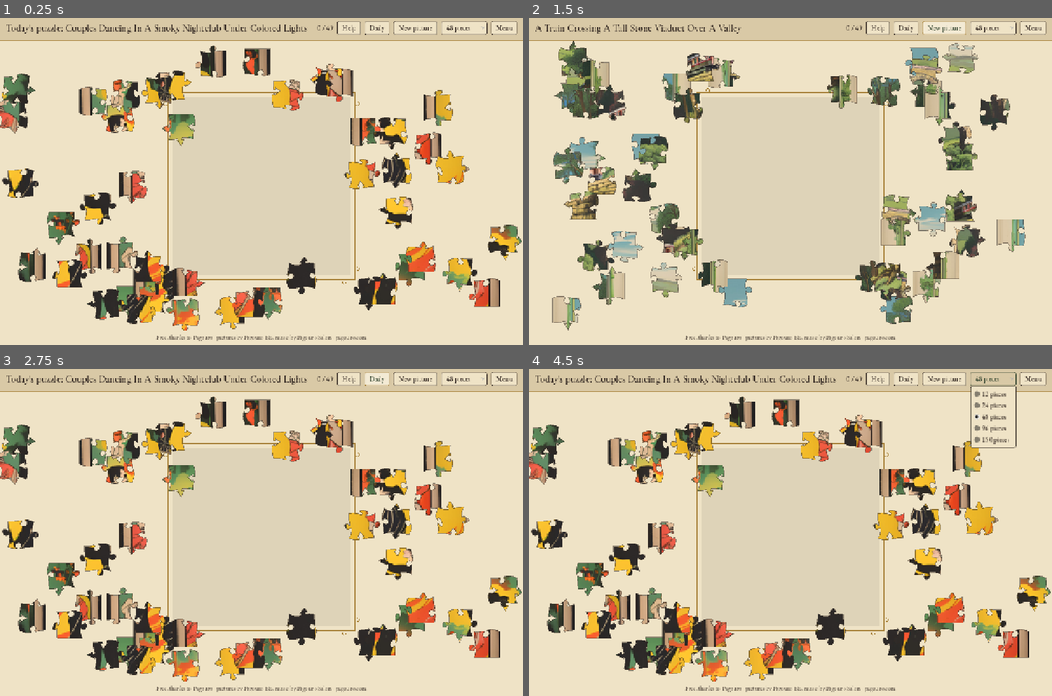
Above: before the commit, frames 1-4 (two rows, left to right).
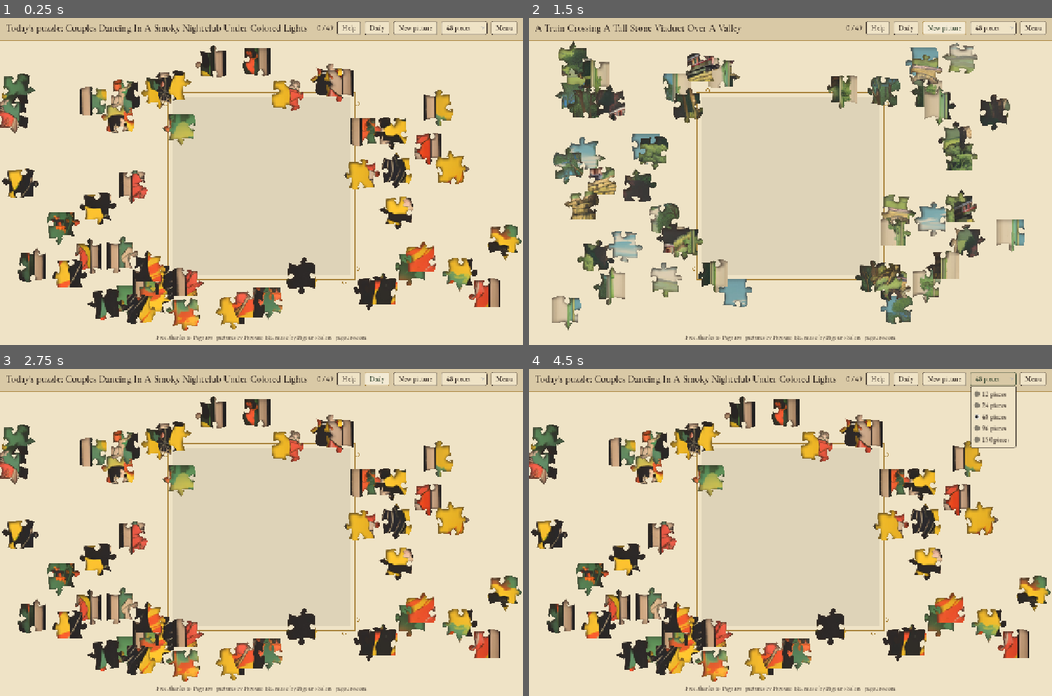
Above: after the commit, the same moments.

Repository: ericrwade/pagouro-play
Game: Godot game, scene res://scenes/main.tscn
The game is run twice, just before and just after one commit, with the same random seed, the same clock (stepped at 60 frames per second) and the same inputs. Sound files missing from this copy of the repository are replaced by a short silence.
Inputs:
- Up to frame 1 (0.25 s): no input
- Up to frame 2 (1.5 s): click "New picture" at 0.5 s; click "New picture" at 1.25 s
- Up to frame 3 (2.75 s): click "Daily" at 2 s
- Up to frame 4 (4.5 s): click "48 pieces" at 2.75 s; click "Daily" at 3.5 s; click "48 pieces" at 4.25 s

The runs differ from the first frame. In frame 1, 3.8% of the frame differs, in the area x 0-100%, y 8-96%; in frame 2, 3.6%; in frame 3, 3.8%; in frame 4, 3.8%.

Commit message:
Smooth cut edges: a baked 16-sample mask per piece and a shader that cuts the picture and draws the ink line; seams close when joined and vanish when finished; version shown in About; 0.1.3
Co-Authored-By: Claude Opus 5.5 <noreply@anthropic.com>
Claude-Session: https://claude.ai/code/session_01QaifHY8gJmBrSekPjrwwpR

Diff:
--- a/jigsaw/project.godot
+++ b/jigsaw/project.godot
@@ -6,6 +6,7 @@
 [application]
 
 config/name="Pagouro Jigsaw"
+config/version="0.1.3"
 config/description="Free jigsaw puzzles of Belle Époque posters drawn by Pagouro BE. Free, thanks to Pagouro."
 run/main_scene="res://scenes/main.tscn"
 config/features=PackedStringArray("4.7", "GL Compatibility")
--- a/jigsaw/scripts/belle_style.gd
+++ b/jigsaw/scripts/belle_style.gd
@@ -116,7 +116,7 @@
 	for spec in [[gap * 2.2, w_outer, GOLD], [gap, w_inner, Color(INK, 0.5)]]:
 		var g: float = spec[0]
 		var line := Line2D.new()
-		line.antialiased = true  # smooth curved edges (2D MSAA is unavailable in GL Compatibility)
+		line.antialiased = true  # smooth scrollwork (Line2D antialiasing does work in GL Compatibility)
 		line.points = PackedVector2Array([Vector2(-g, -g), Vector2(size.x + g, -g), Vector2(size.x + g, size.y + g), Vector2(-g, size.y + g)])
 		line.closed = true
 		line.width = spec[1]
@@ -133,7 +133,7 @@
 	]
 	for c in corners:
 		var curl := Line2D.new()
-		curl.antialiased = true  # smooth curved edges (2D MSAA is unavailable in GL Compatibility)
+		curl.antialiased = true  # smooth scrollwork (Line2D antialiasing does work in GL Compatibility)
 		# the scroll sits outside the picture: it curls away from the board, never over it
 		curl.points = scroll_points(c[0], c[1], -c[2], s)
 		curl.width = w_outer * 0.9
--- a/jigsaw/scripts/main.gd
+++ b/jigsaw/scripts/main.gd
@@ -471,6 +471,12 @@
 	about_head.add_child(heading)
 	about_head.add_child(BelleStyle.close_x(func(): about_layer.visible = false))
 	box.add_child(about_head)
+	var version := Label.new()  # keep application/config/version and the Android preset's version/name in step
+	version.text = "Version %s" % ProjectSettings.get_setting("application/config/version", "?")
+	version.horizontal_alignment = HORIZONTAL_ALIGNMENT_CENTER
+	version.add_theme_font_size_override("font_size", 15)
+	version.add_theme_color_override("font_color", BelleStyle.INK_SOFT)
+	box.add_child(version)
 	var scroll := ScrollContainer.new()
 	scroll.size_flags_vertical = Control.SIZE_EXPAND_FILL
 	scroll.horizontal_scroll_mode = ScrollContainer.SCROLL_MODE_DISABLED
@@ -730,7 +736,7 @@
 		current = pictures[today_index()]
 		current_count = n
 		_start(42)
-		report.append("built %d asked -> %d pieces (%dx%d)" % [n, puzzle.piece_total(), puzzle.cols, puzzle.rows])
+		report.append("built %d asked -> %d pieces (%dx%d), edge masks %.2f px per picture px baked in %d ms" % [n, puzzle.piece_total(), puzzle.cols, puzzle.rows, puzzle.mask_scale, puzzle.mask_ms])
 	await get_tree().process_frame
 	await get_tree().process_frame
 	await RenderingServer.frame_post_draw
--- /dev/null
+++ b/jigsaw/scripts/piece.gdshader
@@ -0,0 +1,21 @@
+shader_type canvas_item;
+// A jigsaw piece: the picture, cut by its baked edge mask (see piece_masks.gd). The cut line is drawn here too, as a
+// soft ink rim just inside the edge, read from a blurrier mip of the same mask, so it stays smooth at every zoom
+// (a Line2D outline stair-steps in GL Compatibility).
+uniform sampler2D mask : filter_linear_mipmap, repeat_disable;
+uniform vec4 rect;       // the mask's area in picture pixels: x, y, width, height
+uniform vec2 tex_size;   // the picture's size in pixels
+uniform float rim = 0.6;          // strength of the ink cut line; fades to 0 when the puzzle is finished
+uniform float solid = 0.0;        // 1 = ignore the soft edge, so a finished picture shows no hairline seams
+uniform vec3 ink : source_color = vec3(0.2, 0.157, 0.133);  // D-74 warm black
+
+void fragment() {
+	vec2 m = (UV * tex_size - rect.xy) / rect.zw;
+	float a = texture(mask, m).r;
+	float blur = texture(mask, m, 1.4).r;  // about two screen pixels of falloff at any zoom
+	float line = clamp((1.0 - blur) * 2.5, 0.0, 1.0);  // strongest at the edge, gone a pixel or two in
+	COLOR.rgb = mix(COLOR.rgb, ink, rim * line);
+	// fully opaque from the true edge inward and soft just outside it, so two joined pieces close their seam
+	// instead of each going half-clear over the table
+	COLOR.a *= mix(smoothstep(0.0, 0.5, a), 1.0, solid);
+}
--- /dev/null
+++ b/jigsaw/scripts/piece_masks.gd
@@ -0,0 +1,126 @@
+class_name PieceMasks
+extends RefCounted
+## Smooth piece edges (Eric, 2026-10-04: "build the high-res piece shapes"). A Polygon2D's edge is all-or-nothing per
+## pixel and GL Compatibility has no 2D antialiasing that works, so the cut looks grainy. Instead each piece gets a mask:
+## its exact shape drawn white at SUPERSAMPLE times the mask resolution, then halved twice, so every edge pixel holds
+## its true coverage (16 samples). With mipmaps the mask stays smooth zoomed out, and linear filtering keeps it smooth
+## zoomed in. The piece is then drawn slightly larger than its shape and the shader (piece.gdshader) cuts it with the mask.
+
+const SUPERSAMPLE := 4      # render scale over the mask scale (two halvings)
+const PAGE := 4096          # one render page; every phone this targets handles 4096-pixel textures
+const PAD := 2.0            # mask margin around the shape, in picture pixels
+const MASK_PIXELS := 4.5e6  # total mask pixels for a whole puzzle; sets the mask scale whatever the piece count
+const SHADER := preload("res://scripts/piece.gdshader")
+
+
+## How many mask pixels per picture pixel, for shapes whose bounding boxes cover `bbox_area` picture pixels in all.
+static func mask_scale(bbox_area: float) -> float:
+	return clamp(sqrt(MASK_PIXELS / max(bbox_area, 1.0)), 0.75, 2.0)
+
+
+## Bake one mask per shape (shapes in picture pixels) and give each piece its material. `host` must be in the tree:
+## the render pages are drawn on the spot with RenderingServer.force_draw, so the puzzle is ready the moment build returns.
+static func apply(host: Node, pieces: Array, shapes: Array, tex_size: Vector2) -> float:
+	var rects := []
+	var area := 0.0
+	for s in shapes:
+		var r := _bounds(s).grow(PAD)
+		rects.append(r)
+		area += r.get_area()
+	var ms := mask_scale(area)
+	var rs := ms * SUPERSAMPLE
+	# shelf-pack the render rectangles into pages
+	var slots := []  # [page, Rect2i in page pixels, mask size]
+	var page := 0
+	var x := 0
+	var y := 0
+	var shelf := 0
+	for r in rects:
+		var mask := Vector2i(ceili(r.size.x * ms), ceili(r.size.y * ms))
+		var big := mask * SUPERSAMPLE
+		if x + big.x > PAGE:
+			x = 0
+			y += shelf
+			shelf = 0
+		if y + big.y > PAGE:
+			page += 1
+			x = 0
+			y = 0
+			shelf = 0
+		slots.append([page, Rect2i(Vector2i(x, y), big), mask])
+		x += big.x
+		shelf = max(shelf, big.y)
+	for p in range(page + 1):
+		var vp := SubViewport.new()
+		vp.size = Vector2i(PAGE, PAGE)
+		vp.transparent_bg = true
+		vp.disable_3d = true
+		vp.render_target_update_mode = SubViewport.UPDATE_ONCE
+		host.add_child(vp)
+		# draw straight through the RenderingServer: a Polygon2D only queues its drawing for the next frame, and
+		# force_draw would then render an empty page
+		var ci := RenderingServer.canvas_item_create()
+		RenderingServer.canvas_item_set_parent(ci, vp.find_world_2d().canvas)
+		for i in range(shapes.size()):
+			if slots[i][0] != p:
+				continue
+			var poly := PackedVector2Array()
+			var origin: Vector2 = rects[i].position
+			var at: Vector2 = Vector2(slots[i][1].position)
+			for v in shapes[i]:
+				poly.append(at + (v - origin) * rs)
+			var tris := Geometry2D.triangulate_polygon(poly)
+			var colors := PackedColorArray()
+			colors.resize(poly.size())
+			colors.fill(Color.WHITE)
+			RenderingServer.canvas_item_add_triangle_array(ci, tris, poly, colors)
+		RenderingServer.force_draw(false)
+		var img := vp.get_texture().get_image()
+		for i in range(shapes.size()):
+			if slots[i][0] != p:
+				continue
+			var m := img.get_region(slots[i][1])
+			m.shrink_x2()
+			m.shrink_x2()
+			m.convert(Image.FORMAT_L8)
+			m.generate_mipmaps()
+			var mat := ShaderMaterial.new()
+			mat.shader = SHADER
+			mat.set_shader_parameter("mask", ImageTexture.create_from_image(m))
+			# the mask covers exactly mask-size / ms picture pixels from the rectangle's corner
+			var size: Vector2 = Vector2(slots[i][2]) / ms
+			mat.set_shader_parameter("rect", Vector4(rects[i].position.x, rects[i].position.y, size.x, size.y))
+			mat.set_shader_parameter("tex_size", tex_size)
+			mat.set_shader_parameter("rim", 0.6)  # set explicitly: a parameter left at its shader default reads back null, and the finish fade cannot tween it
+			mat.set_shader_parameter("solid", 0.0)
+			pieces[i].material = mat
+		RenderingServer.free_rid(ci)
+		vp.queue_free()
+	return ms
+
+
+static func _bounds(poly: PackedVector2Array) -> Rect2:
+	var r := Rect2(poly[0], Vector2.ZERO)
+	for v in poly:
+		r = r.expand(v)
+	return r
+
+
+## The drawn polygon: the shape pushed out by a picture pixel and a half, so the mask, not the polygon, makes the edge.
+static func grown(poly: PackedVector2Array) -> PackedVector2Array:
+	var out := Geometry2D.offset_polygon(poly, 1.5, Geometry2D.JOIN_ROUND)
+	var best := poly
+	var best_area := 0.0
+	for o in out:
+		var a := absf(_area(o))
+		if a > best_area:  # the outer outline; a hole would be smaller
+			best = o
+			best_area = a
+	return best
+
+
+static func _area(p: PackedVector2Array) -> float:
+	var s := 0.0
+	for i in range(p.size()):
+		s += p[i].cross(p[(i + 1) % p.size()])
+	return s * 0.5
--- a/jigsaw/scripts/puzzle.gd
+++ b/jigsaw/scripts/puzzle.gd
@@ -53,7 +53,6 @@
 	dragging = null
 	is_solved = false
 	texture = tex
-	_edge_zoom = 0.0  # new outlines: size them on the next frame
 	var size := tex.get_size()
 	# a grid near the asked count with near-square cells
 	cols = max(2, int(round(sqrt(piece_count * size.x / size.y))))
@@ -69,22 +68,15 @@
 			for p in PieceShape.piece_outline(cut, r, c):
 				poly.append(Vector2(p.x * cell.x, p.y * cell.y))
 			var piece := Polygon2D.new()
-			piece.antialiased = true  # smooth curved edges (2D MSAA is unavailable in GL Compatibility)
 			piece.texture = tex
-			piece.polygon = poly
-			piece.uv = poly
+			piece.set_meta("shape", poly)  # the exact cut: grabbing and the outline use this
+			var drawn := PieceMasks.grown(poly)  # drawn a little larger; the mask makes the edge
+			piece.polygon = drawn
+			piece.uv = drawn
 			piece.set_meta("rc", Vector2i(c, r))
 			var k: Array = cut.corners
 			var centre: Vector2 = (k[r][c] + k[r][c + 1] + k[r + 1][c] + k[r + 1][c + 1]) * 0.25
 			piece.set_meta("centre", Vector2(centre.x * cell.x, centre.y * cell.y))
-			var edge := Line2D.new()
-			edge.antialiased = true  # smooth curved edges (2D MSAA is unavailable in GL Compatibility)
-			edge.points = poly
-			edge.closed = true
-			edge.width = max(1.5, cell.x * 0.012)
-			edge.default_color = Color(BelleStyle.INK, 0.5)
-			edge.joint_mode = Line2D.LINE_JOINT_ROUND
-			piece.add_child(edge)
 			var cluster := Node2D.new()
 			cluster.add_child(piece)
 			# scatter: anywhere on the table, mostly off the board
@@ -98,6 +90,16 @@
 			cluster.set_meta("scatter", cluster.position)
 			pieces_root.add_child(cluster)
 			clusters.append(cluster)
+	# smooth edges: one baked mask per piece
+	var pieces := []
+	var shapes := []
+	for cl in clusters:
+		pieces.append(cl.get_child(0))
+		shapes.append(cl.get_child(0).get_meta("shape"))
+	var t0 := Time.get_ticks_msec()
+	mask_scale = PieceMasks.apply(self, pieces, shapes, size)
+	mask_ms = Time.get_ticks_msec() - t0
+	print("Pagouro Jigsaw: %d edge masks baked in %d ms" % [pieces.size(), mask_ms])
 	# the tray takes the pieces in a shuffled order, the way they would fall out of a box
 	var order := clusters.duplicate()
 	for i in range(order.size() - 1, 0, -1):
@@ -177,7 +179,6 @@
 		child.queue_free()
 	var size := texture.get_size()
 	var frame := Polygon2D.new()
-	frame.antialiased = true  # smooth curved edges (2D MSAA is unavailable in GL Compatibility)
 	frame.polygon = PackedVector2Array([Vector2.ZERO, Vector2(size.x, 0), size, Vector2(0, size.y)])
 	# the board is a shade off the table, darker on a light table and lighter on a dark one
 	frame.color = table_color.darkened(0.07) if table_color.get_luminance() > 0.45 else table_color.lightened(0.10)
@@ -207,25 +208,8 @@
 
 ## Height of the screen's top bar, set by main; the title's own lines on a phone make it taller.
 var top_bar := 64.0
-var _edge_zoom := 0.0  # the zoom the piece outlines were last sized for
-
-
-## Piece outlines stay at least about one screen pixel wide at every zoom. Polygon2D's own antialiasing does nothing in
-## GL Compatibility (tested 2026-10-04), so the antialiased outline is what smooths a piece's curved edge; thinner than a
-## pixel, it breaks up and the edge looks grainy (Eric, on the PC).
-func _process(_delta: float) -> void:
-	var z: float = camera.zoom.x
-	if is_equal_approx(z, _edge_zoom):
-		return
-	_edge_zoom = z
-	var w: float = max(cell.x * 0.012, 1.8 / z)
-	for cluster in clusters:
-		for piece in cluster.get_children():
-			for edge in piece.get_children():
-				if edge is Line2D:
-					edge.width = w
-
-
+var mask_scale := 0.0  # mask pixels per picture pixel (self-test report)
+var mask_ms := 0  # how long the masks took to bake (self-test report)
 func _fit_camera() -> void:
 	var table := _table_rect(tray_mode)
 	var view := get_viewport_rect().size
@@ -266,7 +250,7 @@
 			continue  # placed pieces are locked down
 		var local := world - cluster.position
 		for piece in cluster.get_children():
-			if piece is Polygon2D and Geometry2D.is_point_in_polygon(local, piece.polygon):
+			if piece is Polygon2D and Geometry2D.is_point_in_polygon(local, piece.get_meta("shape")):
 				return cluster
 	return null
 
@@ -462,9 +446,9 @@
 		# the seams melt away: the finished picture shows whole
 		var fade := create_tween().set_parallel(true)
 		for piece in cluster.get_children():
-			for edge in piece.get_children():
-				if edge is Line2D:
-					fade.tween_property(edge, "modulate:a", 0.0, 1.2)
+			if piece.material:
+				fade.tween_property(piece.material, "shader_parameter/rim", 0.0, 1.2)
+				fade.tween_property(piece.material, "shader_parameter/solid", 1.0, 1.2)
 		solved.emit((Time.get_ticks_msec() - started_ms) / 1000.0)
 
 
--- a/jigsaw/scripts/tray.gd
+++ b/jigsaw/scripts/tray.gd
@@ -60,17 +60,10 @@
 		var cluster: Node2D = puzzle.tray[i]
 		var piece: Polygon2D = cluster.get_child(0)
 		var thumb := Polygon2D.new()
-		thumb.antialiased = true  # smooth curved edges (2D MSAA is unavailable in GL Compatibility)
 		thumb.texture = piece.texture
 		thumb.polygon = piece.polygon
 		thumb.uv = piece.uv
-		var edge := Line2D.new()
-		edge.antialiased = true  # smooth curved edges (2D MSAA is unavailable in GL Compatibility)
-		edge.points = piece.polygon
-		edge.closed = true
-		edge.width = 1.2 / s
-		edge.default_color = Color(BelleStyle.INK, 0.6)
-		thumb.add_child(edge)
+		thumb.material = piece.material  # the same smooth cut
 		thumb.scale = Vector2(s, s)
 		thumb.position = _slot_centre(i) - piece.get_meta("centre") * s
 		_strip.add_child(thumb)
Not shown, changed: jigsaw/export_presets.cfg
Not shown, changed: docs/HANDOFF.md
